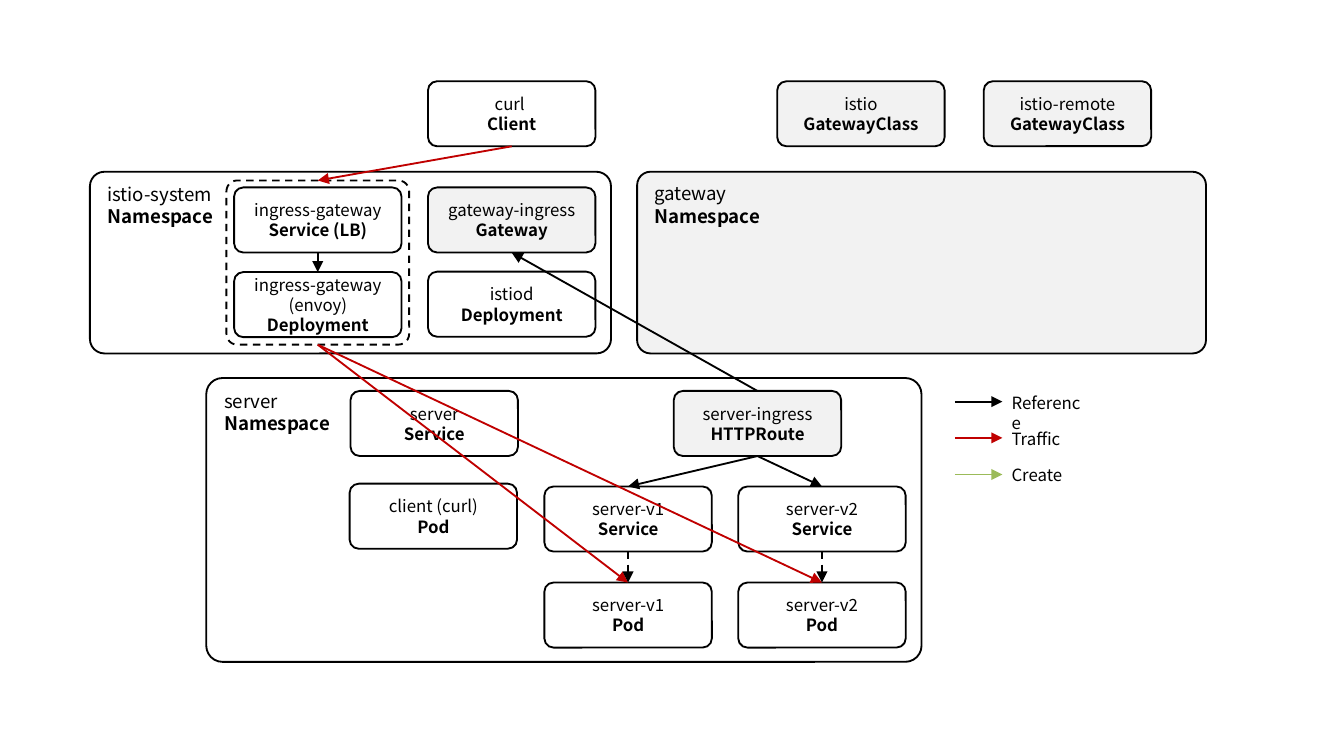
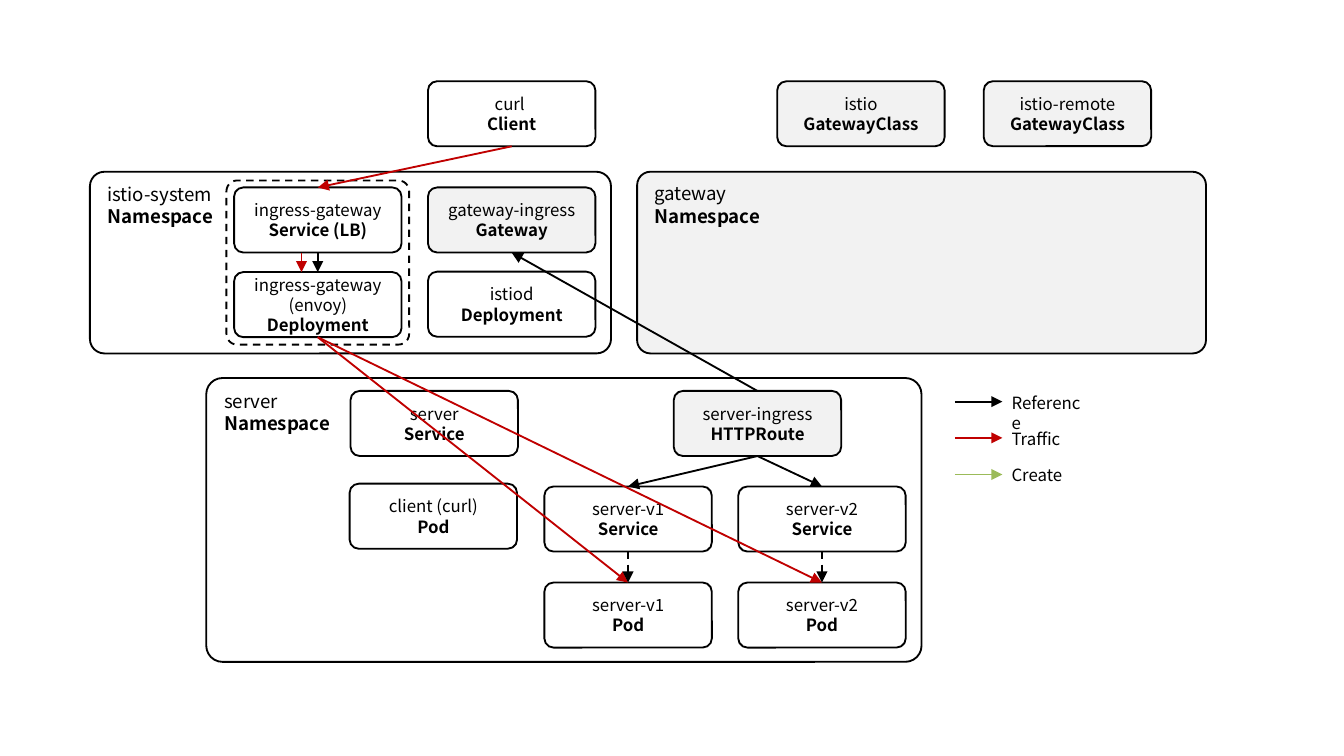
Before and after one commit to ssup2/blog-software, a slide deck: slide 6 of content/docs/theory-analysis/istio-gateway-api/images/images.pptx. Drawn at 1344x756 pixels with LibreOffice and Linux fonts; fonts in the diff are those of the drawing. Boxes give left, top, right and bottom in pixels: in the first picture for what was removed or moved away, otherwise in the second. Text is boxed around its words. In the diff, an @@ line names an element or a change of style, - is before the commit and + after.

```diff
--- a/content/docs/theory-analysis/istio-gateway-api/images/images.pptx
+++ b/content/docs/theory-analysis/istio-gateway-api/images/images.pptx
@@ arrow moved from (512, 146) - (317, 180) to (512, 146) - (317, 188) @@
@@ arrow added from (301, 253) to (301, 271), #C00000 1 pt @@
@@ arrow moved from (317, 345) - (823, 582) to (317, 337) - (823, 582) @@
@@ arrow moved from (317, 345) - (628, 582) to (317, 337) - (628, 582) @@
```
Also in this commit, not shown: 1 other slide changed, 11 other files.
